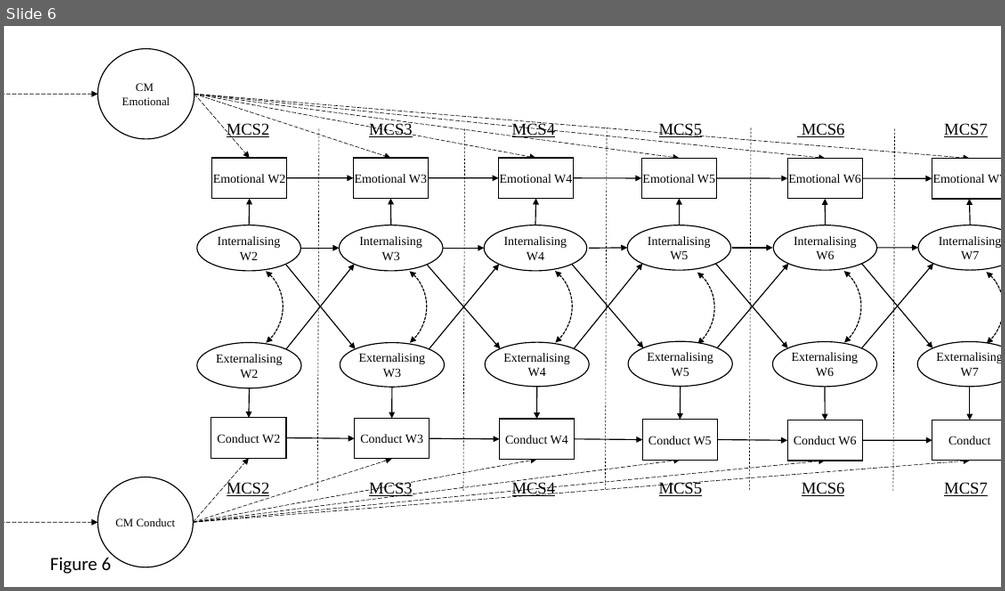
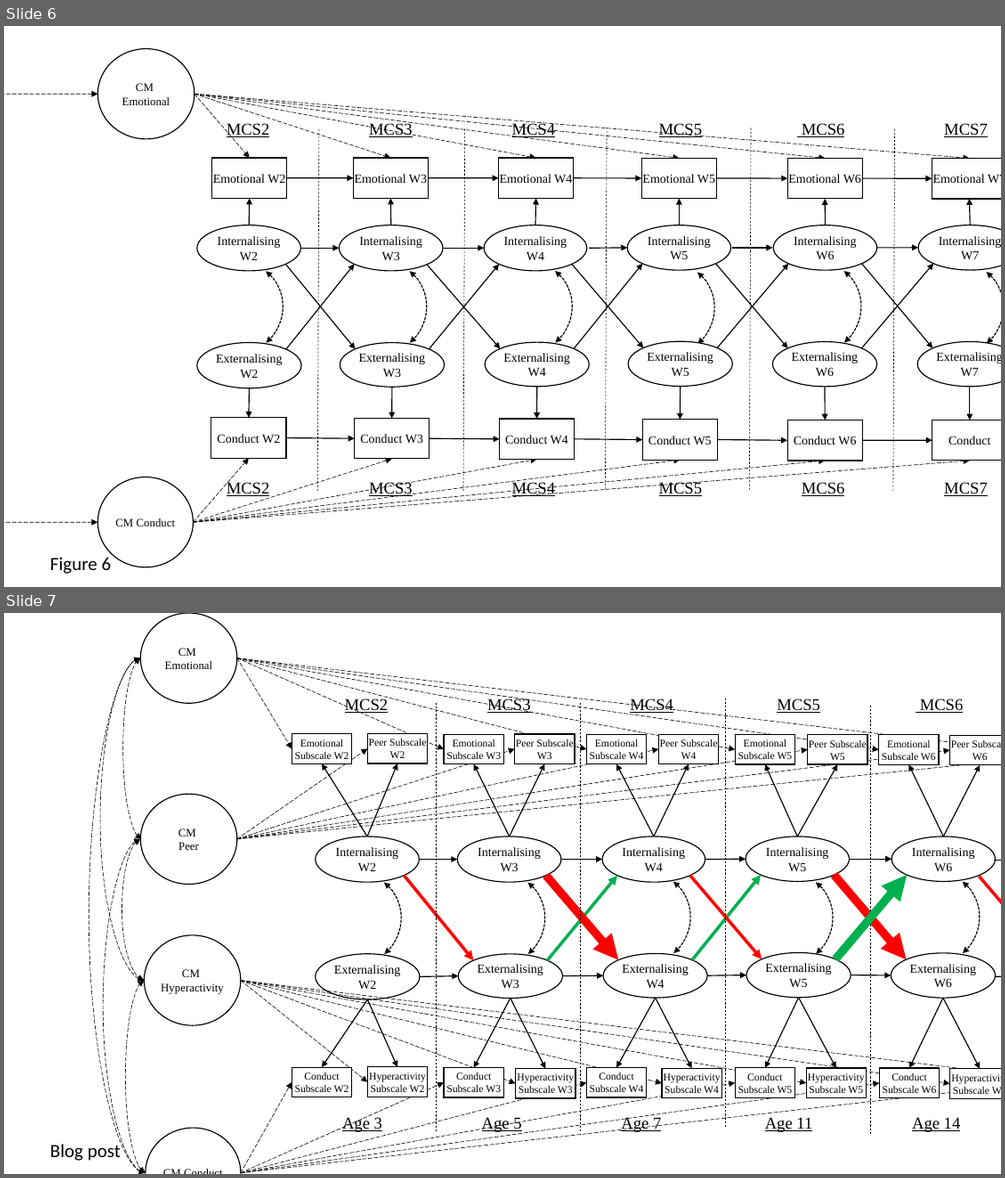
Before and after one commit to asherloke/ext-int_RI-CLPM, a slide deck: Figures/RI-CLPMs.pptx. Shown one above the other, each under a label of ours: slide 6 before the commit, slides 6 and 7 after it. The pictures are 1005x591 and 1005x1178 pixels, drawn with LibreOffice and Linux fonts; fonts in the diff are those of the drawing. Boxes give left, top, right and bottom in pixels: in the first picture for what was removed or moved away, otherwise in the second. Text is boxed around its words. In the diff, an @@ line names an element or a change of style, - is before the commit and + after.

```diff
--- a/Figures/RI-CLPMs.pptx
+++ b/Figures/RI-CLPMs.pptx
@@ slide 7 added at <box>4,613,1001,1174</box>, background #FFFFFF @@
@@ group added at <box>89,613,1001,1174</box>: 62 arrows, 20 rectangles, 14 ellipses, 6 curved double arrows, 5 arc (boxed as its full ellipse)s, 4 lines, 1 text @@
+MCS2 MCS3 MCS4 MCS5 MCS6 MCS7
+Age 3 Age 5 Age 7 Age 11 Age 14 Age 17
+Internalising W2
+Internalising W3
+Internalising W4
+Internalising W5
+Externalising W3
+Externalising W4
+Externalising W5
+Externalising W2
+CM Conduct
+CM
+Emotional
+Internalising W6
+Externalising W6
+Emotional Subscale W2
+Emotional Subscale W5
+Emotional Subscale W4
+Emotional Subscale W3
+Emotional Subscale W6
+Peer Subscale W2
+Peer Subscale W3
+Peer Subscale W4
+Peer Subscale W5
+Peer Subscale W6
+Conduct Subscale W2
+Conduct Subscale W5
+Conduct Subscale W4
+Conduct Subscale W3
+Conduct Subscale W6
+Hyperactivity Subscale W2
+Hyperactivity Subscale W3
+Hyperactivity Subscale W4
+Hyperactivity Subscale W5
+Hyperactivity Subscale W6
+CM
+Peer
+CM
+Hyperactivity
@@ text added at <box>50,1141,121,1160</box>, 18 pt, text #000000 @@
+Blog post
```
Also in this commit, not shown: 6 other files.
